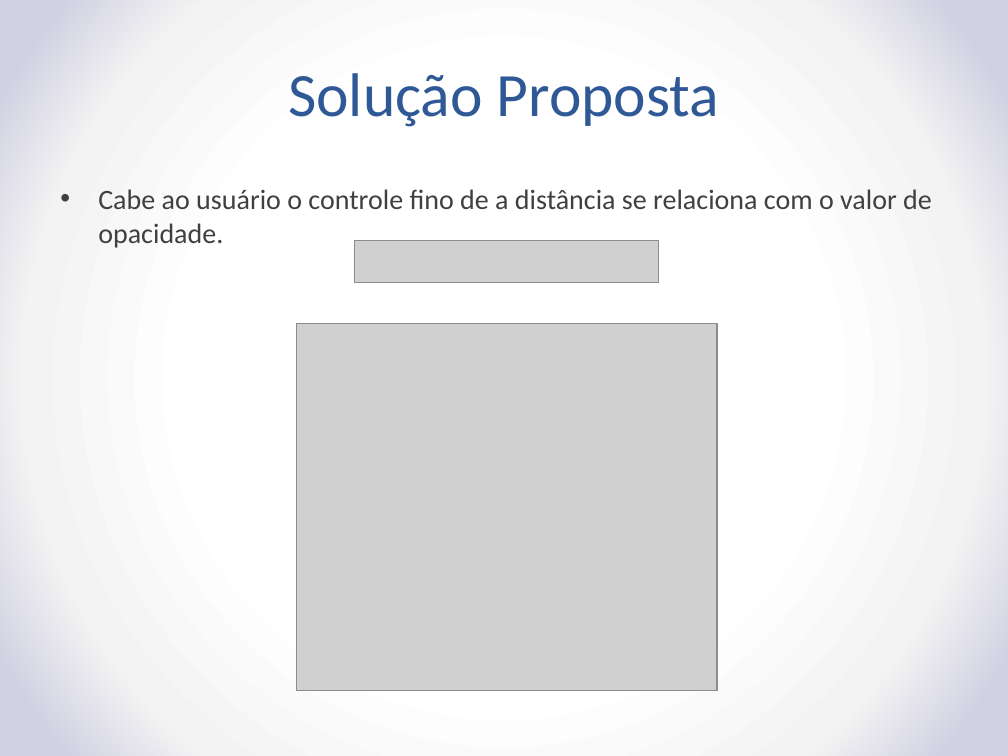
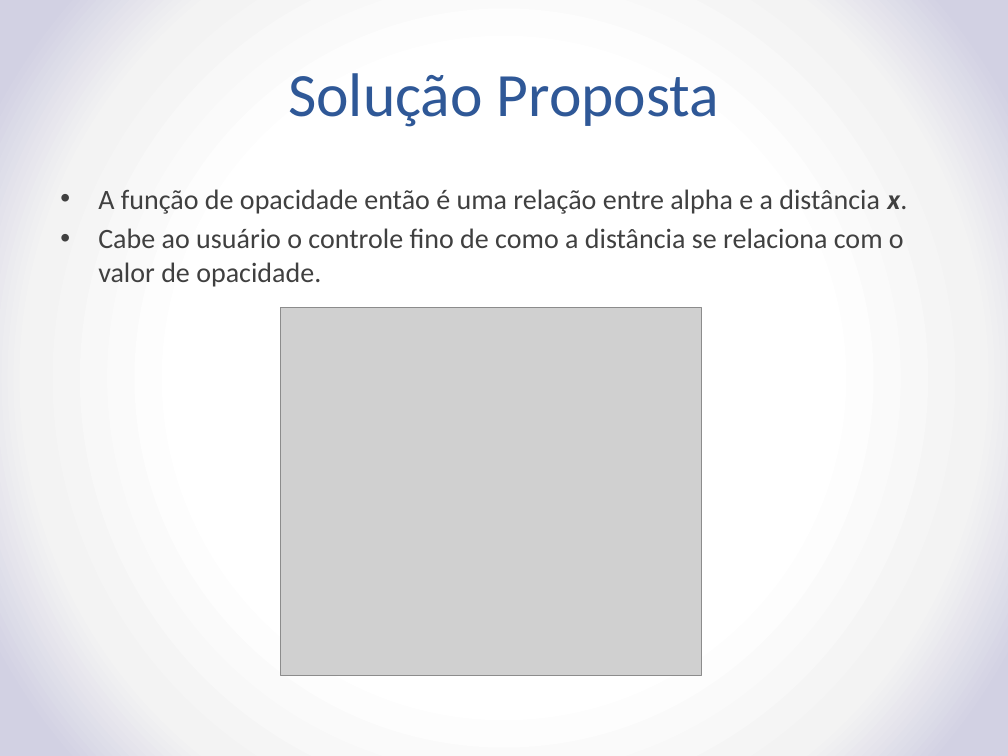
Before and after one commit to rustanitu/TFG, a slide deck: slide 9 of TransferFunctionResearch.pptx (slide 7 before the commit). Drawn at 1008x756 pixels with LibreOffice and Linux fonts; fonts in the diff are those of the drawing; grey boxes stand for pictures. Boxes give left, top, right and bottom in pixels: in the first picture for what was removed or moved away, otherwise in the second. Text is boxed around its words. In the diff, an @@ line names an element or a change of style, - is before the commit and + after.

```diff
--- a/TransferFunctionResearch.pptx
+++ b/TransferFunctionResearch.pptx
@@ text at bbox=[98, 189, 907, 287]: text changed @@
-• Cabe ao usuário o controle fino de a distância se relaciona com o valor de opacidade.
+• A função de opacidade então é uma relação entre alpha e a distância x.
+• Cabe ao usuário o controle fino de como a distância se relaciona com o valor de opacidade.
@@ picture removed at bbox=[355, 241, 659, 283] @@
@@ picture: place and size @@
-picture at bbox=[296, 324, 717, 691]
+picture at bbox=[281, 307, 702, 675]
```
Also in this commit, not shown: 5 other slides changed, 7 slides added, 3 other files.
